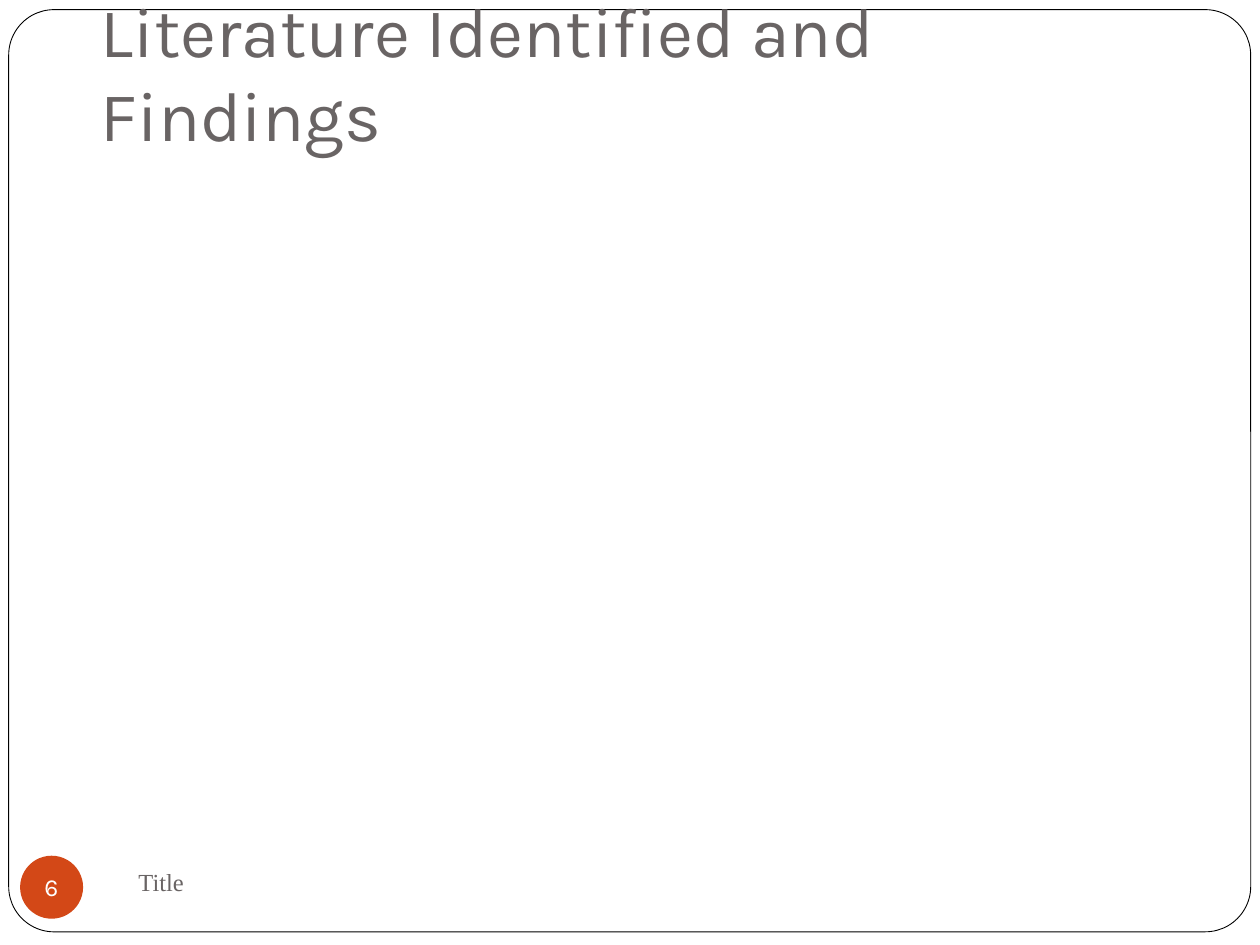
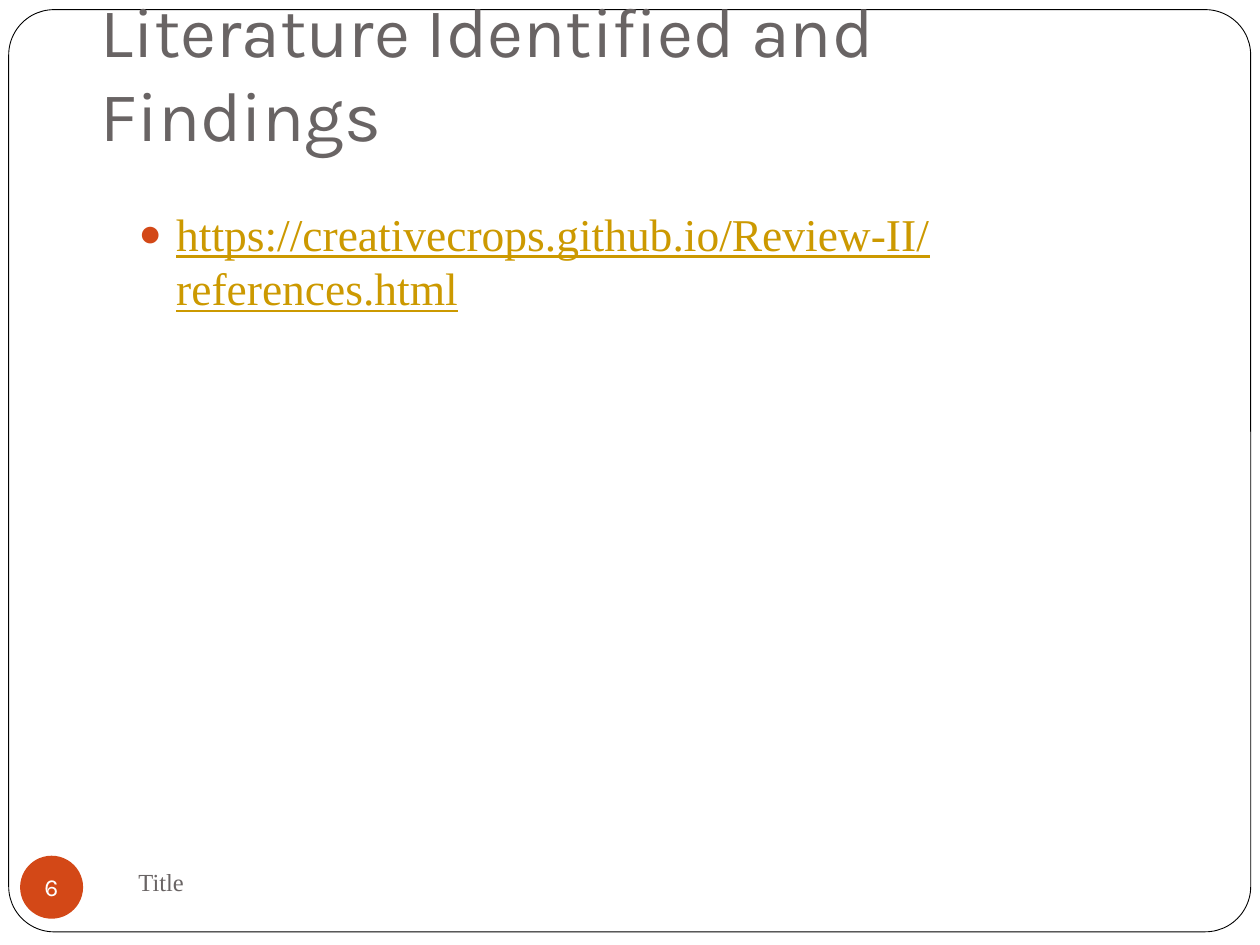
Before and after one commit to CreativeCrops/review-III, a slide deck: slide 6 of Second Review Presentation.pptx. Drawn at 1260x945 pixels with LibreOffice and Linux fonts; fonts in the diff are those of the drawing. Boxes give left, top, right and bottom in pixels: in the first picture for what was removed or moved away, otherwise in the second. Text is boxed around its words. In the diff, an @@ line names an element or a change of style, - is before the commit and + after.

```diff
--- a/Second Review Presentation.pptx
+++ b/Second Review Presentation.pptx
@@ text added at [176,219,929,312], 26 pt, text #CC9900, underline @@
+● https://creativecrops.github.io/Review-II/references.html
```
Also in this commit, not shown: 3 other slides changed, 1 other file.
